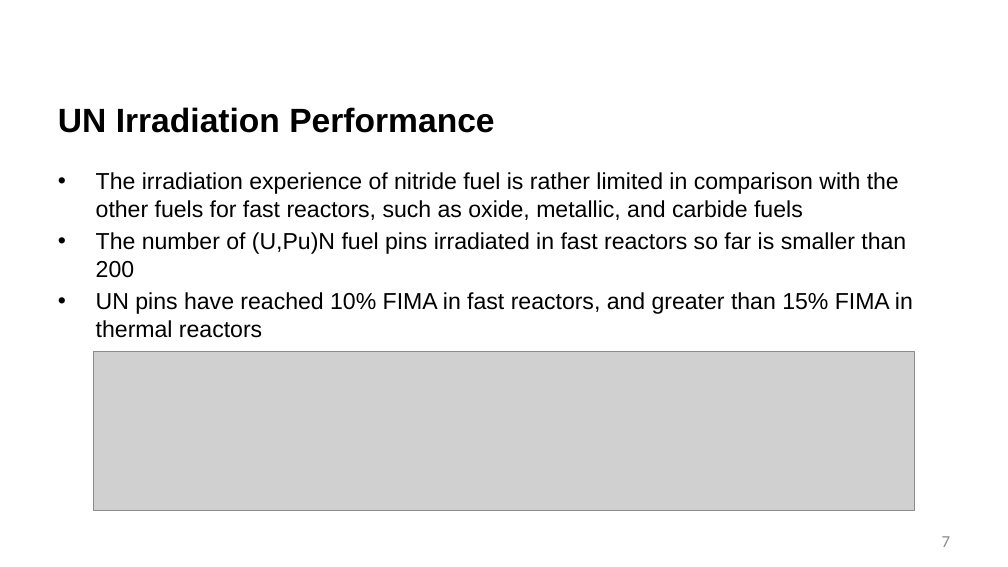
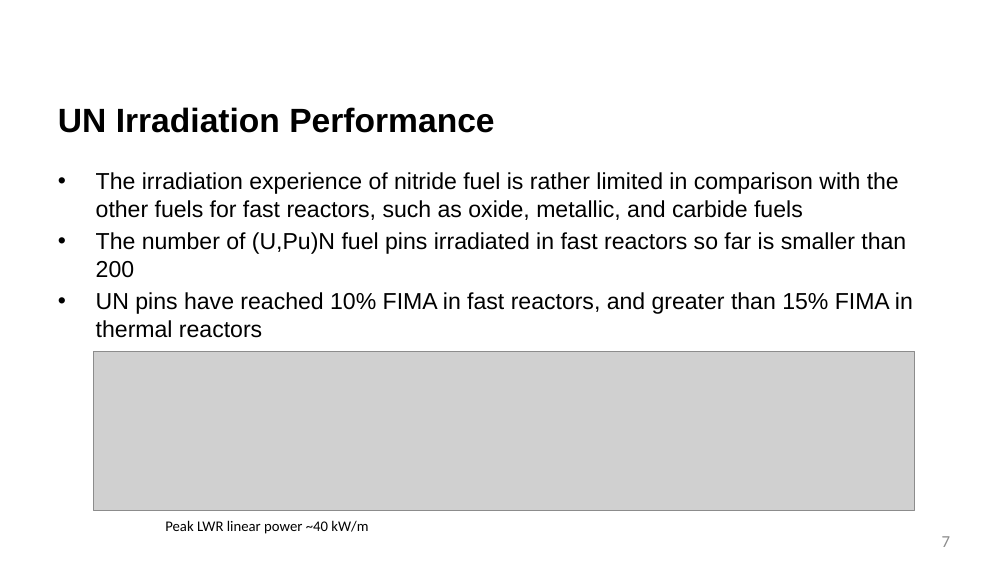
Before and after one commit to benbeeler/TEACHING, a slide deck: slide 7 of Advanced Reactor Materials/Fall2026/Lec18_nitride.pptx. Drawn at 1008x567 pixels with LibreOffice and Linux fonts; fonts in the diff are those of the drawing; grey boxes stand for pictures; background and template pictures are left out. Boxes give left, top, right and bottom in pixels: in the first picture for what was removed or moved away, otherwise in the second. Text is boxed around its words. In the diff, an @@ line names an element or a change of style, - is before the commit and + after.

```diff
--- a/Advanced Reactor Materials/Fall2026/Lec18_nitride.pptx
+++ b/Advanced Reactor Materials/Fall2026/Lec18_nitride.pptx
@@ text added at (165, 520, 368, 534), 14 pt, text #000000 @@
+Peak LWR linear power ~40 kW/m
```
Also in this commit, not shown: 13 other slides changed, 10 slides added, 4 slides removed, 2 other files.
